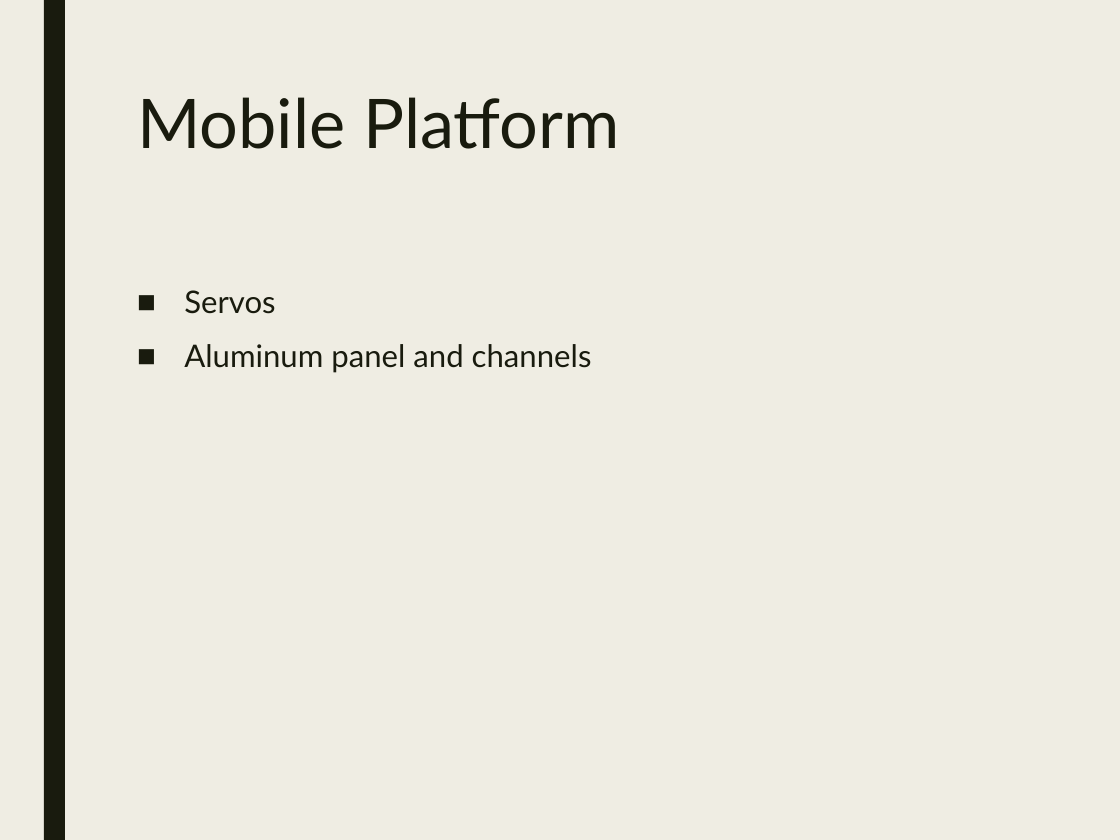
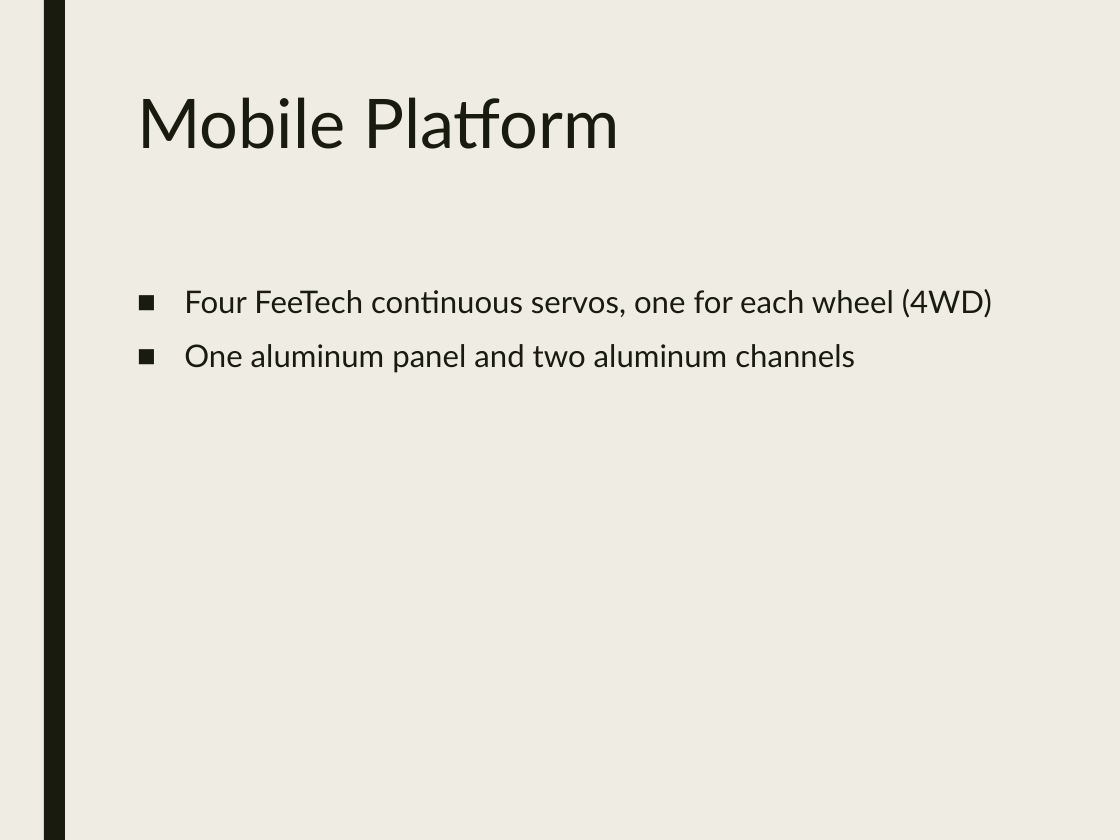
Before and after one commit to StormWulf/Mobile-Motion-Tracking-Robot-Arm, a slide deck: slide 6 of Documents/Mobile Motion Tracking Robot Arm poster.pptx. Drawn at 1120x840 pixels with LibreOffice and Linux fonts; fonts in the diff are those of the drawing. Boxes give left, top, right and bottom in pixels: in the first picture for what was removed or moved away, otherwise in the second. Text is boxed around its words. In the diff, an @@ line names an element or a change of style, - is before the commit and + after.

```diff
--- a/Documents/Mobile Motion Tracking Robot Arm poster.pptx
+++ b/Documents/Mobile Motion Tracking Robot Arm poster.pptx
@@ text at (184,289,992,373): text changed @@
-■ Servos
-■ Aluminum panel and channels
+■ Four FeeTech continuous servos, one for each wheel (4WD)
+■ One aluminum panel and two aluminum channels
```
Also in this commit, not shown: 3 other slides changed, 1 other file.
